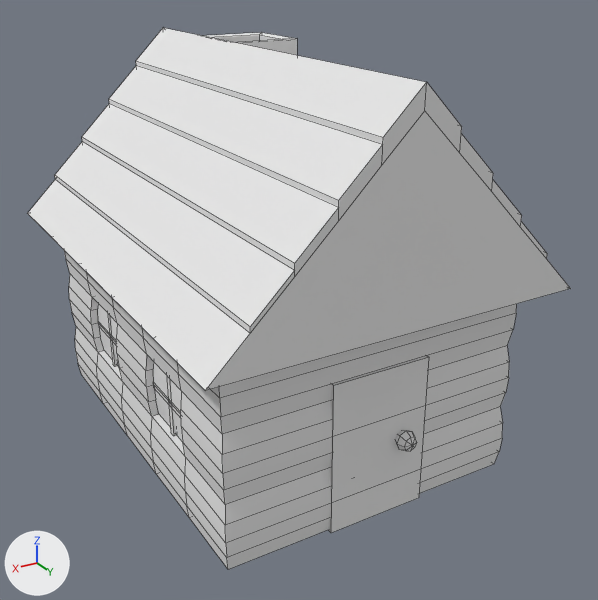
The Blender file Assets/Models/cabin.blend: old version first, new version second.
Both versions are drawn from a 50 mm lens placed at (7.67, 14.1, 7.68), pointed at (-0.18, 1.02, 1.14). The axes (+X, +Y, +Z) are drawn at lower left. The lights are the same throughout. Mesh edges are drawn as thin lines.
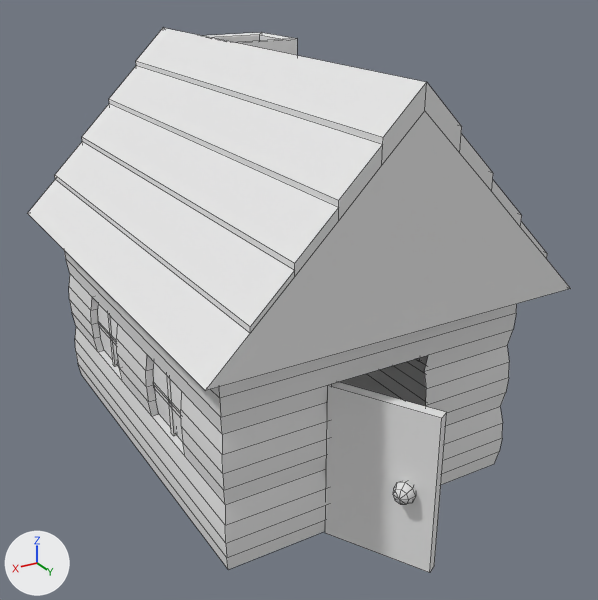
The change in detail:
me_cube_001 is used by ob_cube; location (0.0, 0.0, 0.0).
me_cube_001 had 544 vertices, 345 faces and spanned x -3.6..3.6, y -4.8..4.8, z -2.0..5.9.
me_cube_001 now has 346 vertices, 278 faces and spans x -3.6..3.6, y -4.8..5.81, z -2.0..5.9.
me_cube_001 part 1: the loose piece of 8 vertices spanning x -1.0..1.0, y 3.9..4.1, z -2.0..1.0 is turned -61.6 degrees about the z axis through its middle, then moved by (0.52, 0.88, 0.0).
me_cube_001 part 2: the loose piece of 26 vertices spanning x -0.7..-0.3, y 4.0..4.4, z -0.7..-0.3 is turned -61.6 degrees about the z axis through its middle, then moved by (0.96, 1.21, 0.0).
Part 3, on me_cube_001:
218 vertices are removed from x -3.6..3.6, y -4.8..4.8, z -2.0..5.8.
149 faces are deleted.
10 vertices are added at x -1.02..1.02, y 4.0..4.08, z -2.0..0.67.
5 new vertices lie (-2.03, 0.0, 0.0) away from vertices in x 3.05, y 4.06, z -1.69..1.02.
5 new vertices lie (2.03, 0.0, 0.0) away from vertices in x -3.05, y 4.06, z -1.69..1.02.
82 new faces join them.

Where the change shows, as pixel boxes (x1, y1, x2, y2) in the pictures (598 x 600 px; the box of a moved part takes in the faces that stretch with it):
'Cube', reshaped: before (28, 28, 571, 569); after (28, 28, 571, 573)
part 1 of me_cube_001, moved or reshaped: before (328, 356, 429, 533); after (325, 382, 447, 573)
part 2 of me_cube_001, moved or reshaped: before (395, 430, 417, 451); after (393, 481, 416, 504)
part 3 of me_cube_001, cut back: (64, 82, 522, 569) in both
